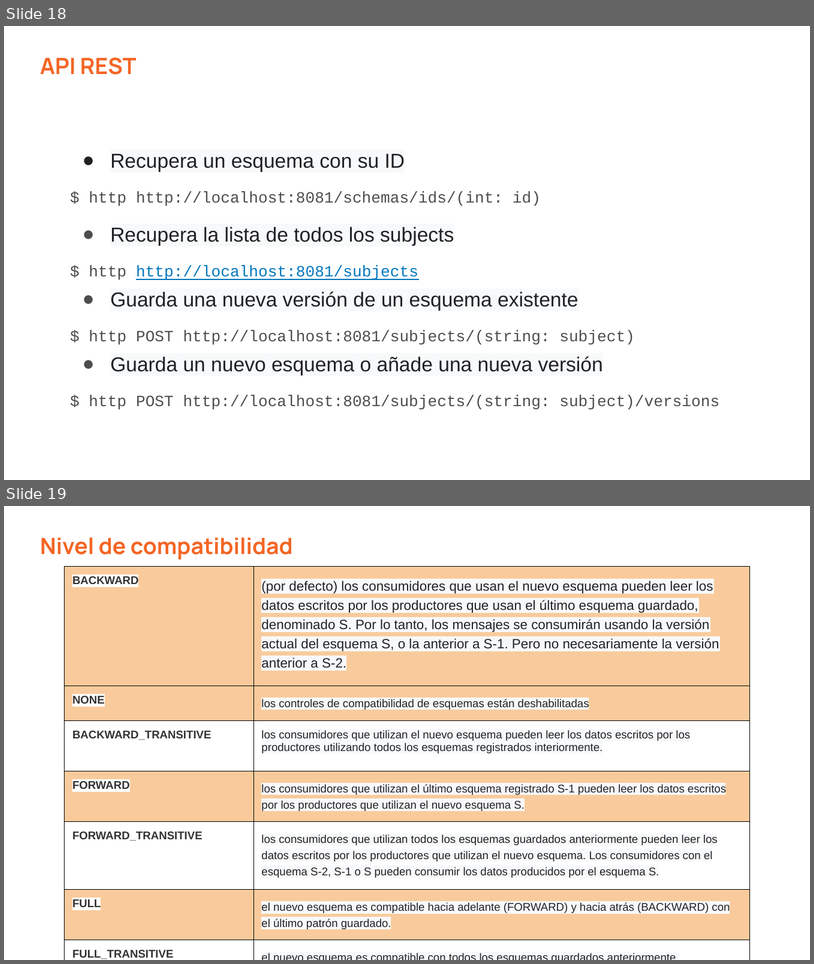
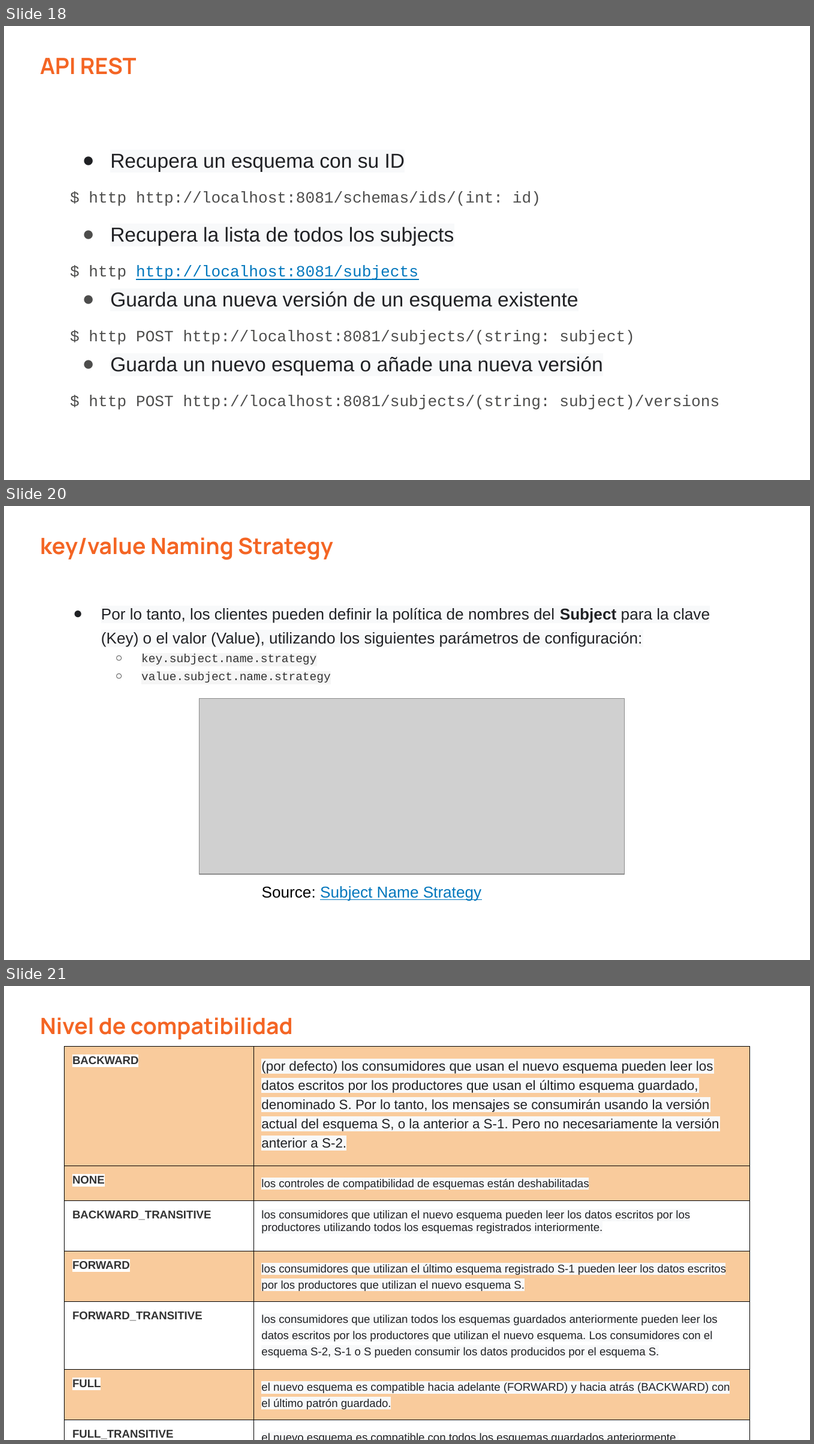
Before and after one commit to vass-engineering/102-spring-kafka-registry, a slide deck: docs/Kafka-GobernanzaDeEsquema.pptx. Shown one above the other, each under a label of ours: slides 18 and 19 before the commit, slides 18, 20 and 21 after it; the slides between them are not shown. The pictures are 814x964 and 814x1444 pixels, drawn with LibreOffice and Linux fonts; fonts in the diff are those of the drawing; grey boxes stand for pictures. Boxes give left, top, right and bottom in pixels: in the first picture for what was removed or moved away, otherwise in the second. Text is boxed around its words. In the diff, an @@ line names an element or a change of style, - is before the commit and + after.

Commit message:
update slides

```diff
--- a/docs/Kafka-GobernanzaDeEsquema.pptx
+++ b/docs/Kafka-GobernanzaDeEsquema.pptx
@@ slide 20 added at [4, 506, 810, 960], background #FFFFFF @@
@@ text added at [40, 537, 333, 560], 20 pt, text #F46524, bold @@
+key/value Naming Strategy
@@ text added at [101, 607, 710, 682], 14 pt, text #202124 @@
+● Por lo tanto, los clientes pueden definir la política de nombres del Subject para la clave (Key) o el valor (Value), utilizando los siguientes parámetros de configuración:
+  ○ key.subject.name.strategy
+  ○ value.subject.name.strategy
@@ picture added at [199, 699, 625, 874] @@
@@ text added at [262, 886, 482, 901], 14 pt, text #0277BD, underline @@
+Source: Subject Name Strategy
@@ what was slide 19 is now slide 21 @@
```
Also in this commit, not shown: 1 other slide added, 1 other file.
